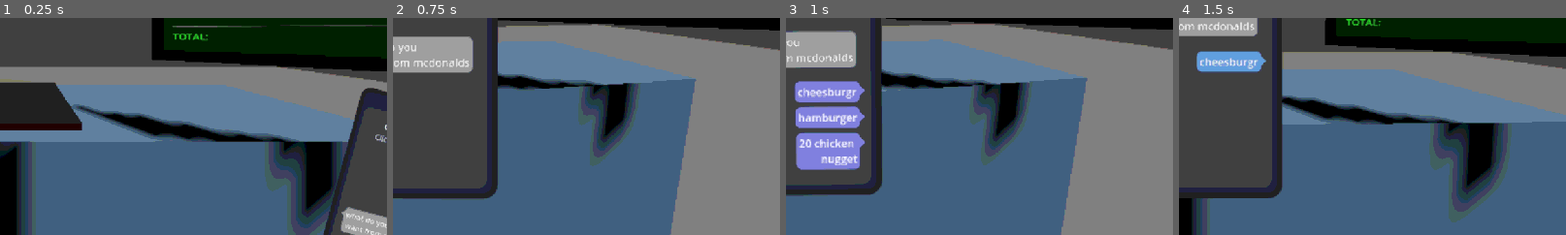
Above: before the commit, frames 1-4 (left to right).
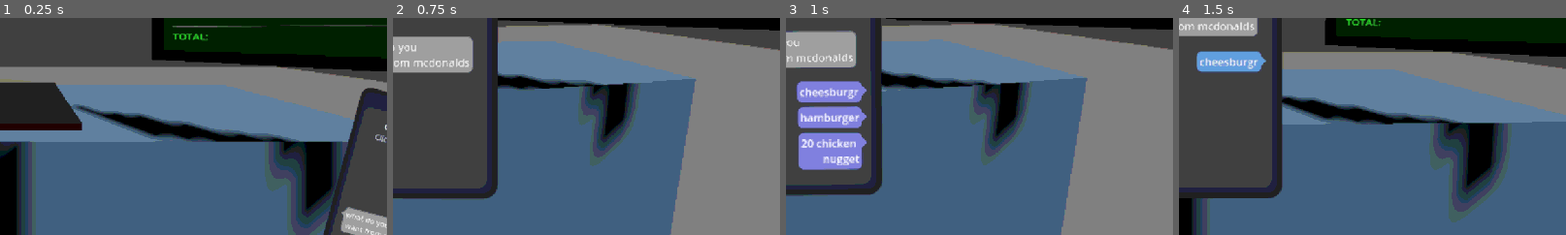
Above: after the commit, the same moments.

Repository: Filkspline/LastShift
Game: Godot game, scene res://scenes/testmain.tscn
Same seed, same stepped clock (60 frames per second), same inputs: the game is played once before the commit and once after it.
Inputs (mouse positions are % of the whole screen's width and height, from its top left):
- Up to frame 1 (0.25 s): no input
- Up to frame 2 (0.75 s): click (98, 92) at 0.5 s
- Up to frame 3 (1 s): no input
- Up to frame 4 (1.5 s): click (54, 65) at 1.27 s
The pictures show only the part of the screen within x 48-97%, y 47-97%; the shares and areas given below are measured in that part.

Frames 1-2 are identical in both runs. In frame 3, 2.4% of the frame differs, in the area x 2-22%, y 29-71%; in frame 4, nothing differs.

Commit message:
feat: added options for choice box visual offset and choice box echo

Diff:
--- a/last-shift-ver-1/scenes/phone.tscn
+++ b/last-shift-ver-1/scenes/phone.tscn
@@ -85,6 +85,7 @@
 char_width_of_box = 12
 slide_to_the_right = -60.0
 offset = Vector2(-80, -30)
+choices_offset = Vector2(3, 0)
 
 [node name="Notch" type="Panel" parent="PhoneBody"]
 layout_mode = 0
--- a/last-shift-ver-1/wSMS/message_queue.gd
+++ b/last-shift-ver-1/wSMS/message_queue.gd
@@ -22,7 +22,10 @@
 @export_subgroup("Misc. positioning")
 ## How far over the player's messages are
 @export var slide_to_the_right: float = 120.0
+## Move the entire nodeset over
 @export var offset: Vector2 = Vector2(0,0)
+## Move the choices boxes (applied after general offset)
+@export var choices_offset: Vector2 = Vector2(0,0)
 
 
 var message_queue: Array[TextBox]
@@ -206,6 +209,7 @@
 
 		"#endchoice":
 			choice_box.position.y = choice_box_y-(3-choice_box.choice_amnt)*$VBox.get_theme_constant("separation")
+			choice_box.position += choices_offset
 			# Wait for response
 			started_choosing.emit()
 			var lines: PackedStringArray = await choice_box.add_to_stack
--- a/last-shift-ver-1/wSMS/widgets/choice_select.gd
+++ b/last-shift-ver-1/wSMS/widgets/choice_select.gd
@@ -4,6 +4,8 @@
 @export_subgroup("Button options")
 @export var choice_button_scene: PackedScene
 @export var button_width: int
+## Add the text name of the choice to the contained lines, adding the choice to the message queue
+@export var echo_choice_names: bool = true
 
 signal add_to_stack(lines: PackedStringArray)
 var choices: Dictionary[int, PackedStringArray] = {}
@@ -19,7 +21,9 @@
 	if text.begins_with("->"):
 		var n = text.trim_prefix("-> ")
 		var idx = choices.size()
-		choices[idx] = PackedStringArray(["&"+n])
+		if echo_choice_names: choices[idx] = PackedStringArray(["&"+n])
+		else: choices[idx] = PackedStringArray()
+
 		_add_choice(n)
 	else:
 		choices[choices.size()-1].append(text)
